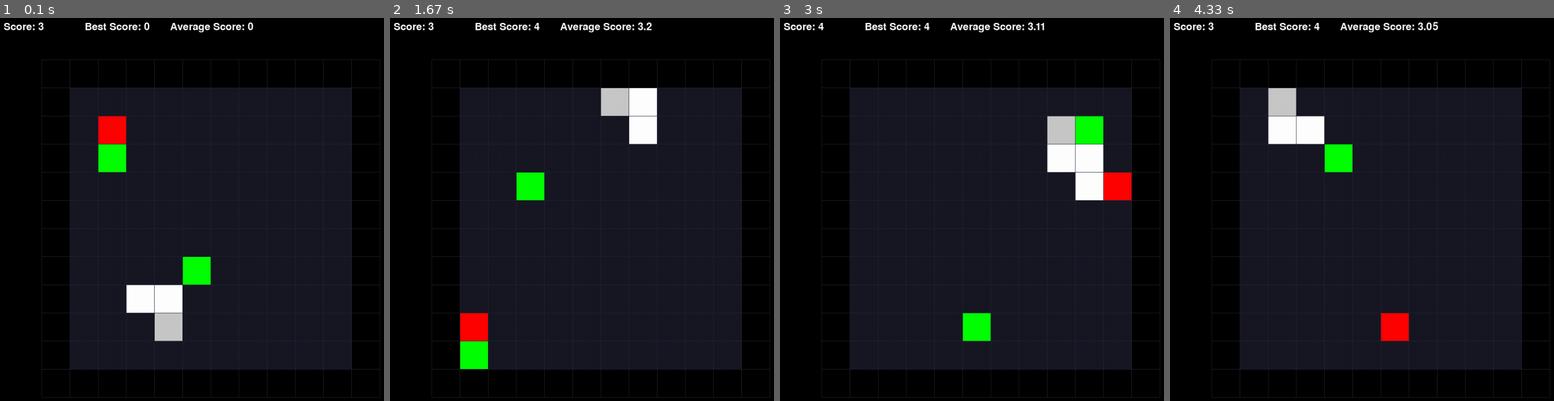
Above: before the commit, frames 1-4 (left to right).
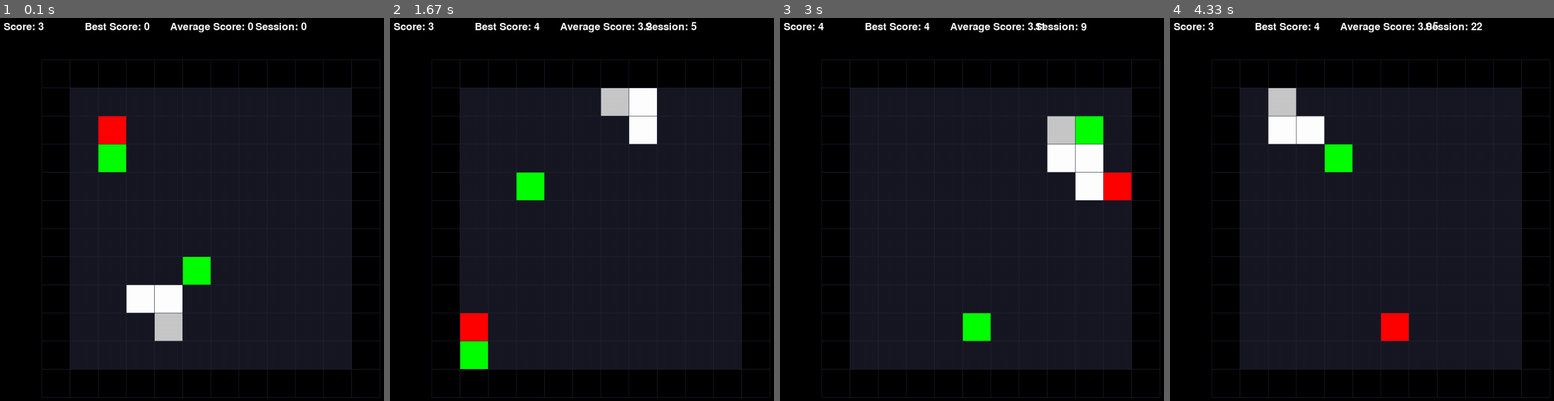
Above: after the commit, the same moments.

Repository: Romeovcn/L2S
Game: pygame game, started from main.py
Two runs of this game, one before a commit and one after it. Both use one fixed random seed, a clock stepped at 60 frames per second and the inputs below.
Inputs:
- Up to frame 1 (0.1 s): no input
- Up to frame 2 (1.67 s): tap Space at 0.33 s
- Up to frame 3 (3 s): no input
- Up to frame 4 (4.33 s): no input

The runs differ from the first frame. In frame 1, 0.2% of the frame differs, in the area x 66-80%, y 1-4%; in frame 2, 0.1%; in frame 3, 0.1%; in frame 4, 0.2%.

Commit message:
add sessions params in program

Diff:
--- a/game_engine/draw.py
+++ b/game_engine/draw.py
@@ -31,9 +31,11 @@
 	score_text = font.render(f"Score: {len(map.snake_pos)}", True, (255, 255, 255))
 	best_score_text = font.render(f"Best Score: {best_score}", True, (255, 255, 255))
 	av_score_text = font.render(f"Average Score: {average_score}", True, (255, 255, 255))
+	session_nb__text = font.render(f"Session: {nb_game}", True, (255, 255, 255))
 	screen.blit(score_text, (10, 10))
 	screen.blit(best_score_text, (200, 10))
 	screen.blit(av_score_text, (400, 10))
+	screen.blit(session_nb__text, (600, 10))
 
 	for row in range(BOARD_SIZE):
 		for col in range(BOARD_SIZE):
--- a/main.py
+++ b/main.py
@@ -40,8 +40,7 @@
 	parser.add_argument("--verbose", action="store_true", help="Enable verbose mode", required=False, default=False)
 	parser.add_argument("--save", action="store_true", help="Save q_values in file", required=False, default=False)
 	parser.add_argument("--learn", action="store_true", help="Enable learning mode", required=False, default=False)
-	# parser.add_argument("--sessions", action="store_true", help="Enable learning mode", required=False, default=False)
-	# parser.add_argument("--load", action="store_true", help="Enable learning mode", required=False, default=False)
+	parser.add_argument("--sessions", type=int, help="Number of sessions", required=False, default=100)
 	parser.add_argument("--load", type=str, help="Path to the file of the model", required=False, default=None)
 	args = parser.parse_args()
 
@@ -56,7 +55,6 @@
 	else:
 		screen = None
 
-
 	map = Map(args.size)
 	game_data = {"epoch": 0, "nb_game": 0, "total_score": 0, "best_score": 0, "total_nb_moves": 0}
 	speed = 0.5
@@ -70,8 +68,9 @@
 			q_table = json.load(file)
 	else:
 		q_table = {}
+	clock = pygame.time.Clock()
 
-	for episode in range(1000):
+	for episode in range(args.sessions):
 		# print(f"Episode: {episode}")
 		map.generate_random_map()
 		direction = None
